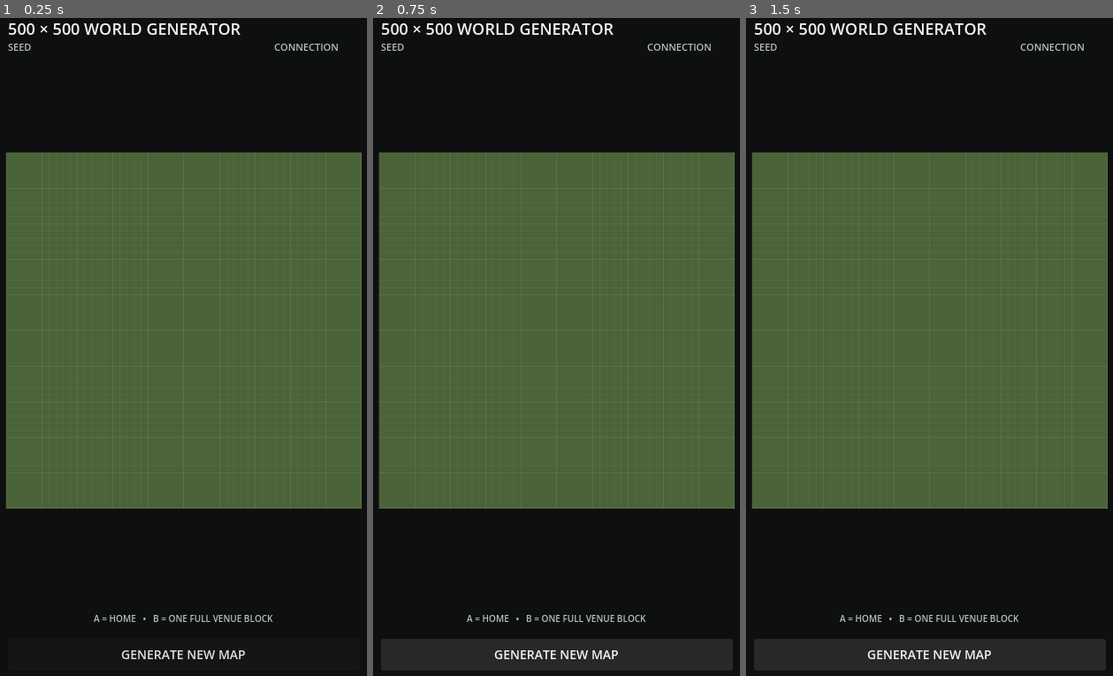
Above: before the commit, frames 1-3 (left to right).
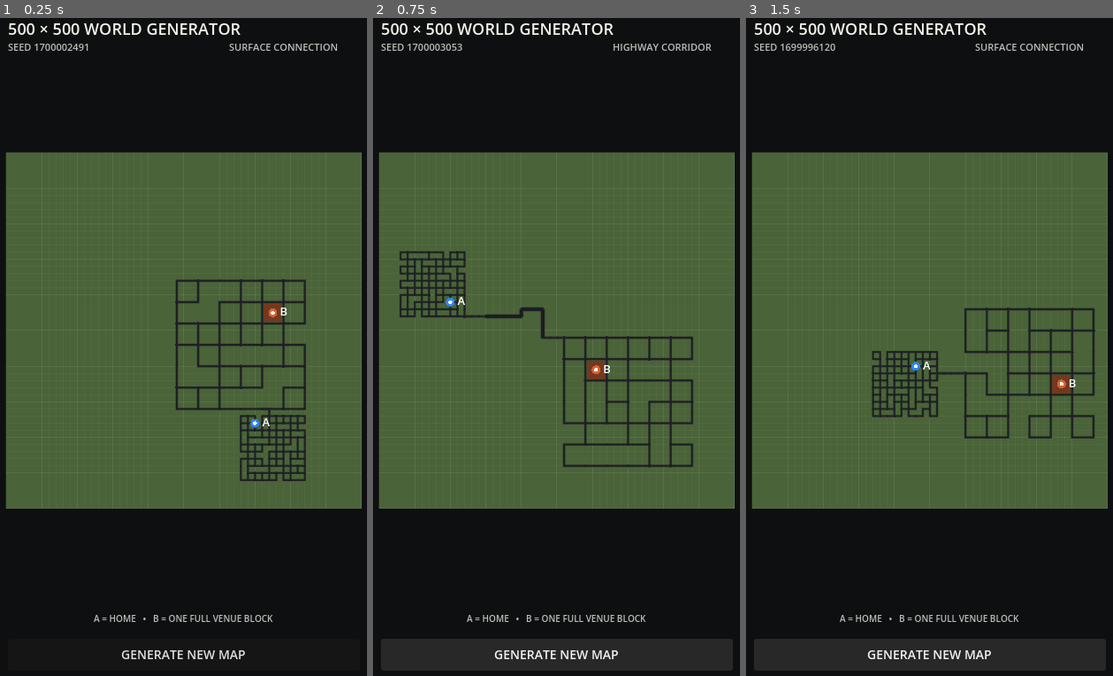
Above: after the commit, the same moments.

Repository: patrickcallahancomedy/comedian
Game: Godot game, scene res://scenes/drive/grid_world_prototype.tscn
The game is run twice, just before and just after one commit, with the same random seed, the same clock (stepped at 60 frames per second) and the same inputs. This scene is started directly instead of the project's main scene.
Inputs:
- Up to frame 1 (0.25 s): no input
- Up to frame 2 (0.75 s): click "GENERATE NEW MAP" at 0.5 s
- Up to frame 3 (1.5 s): click "GENERATE NEW MAP" at 1.25 s

The runs differ from the first frame. In frame 1, 2.9% of the frame differs, in the area x 9-93%, y 3-71%; in frame 2, 3.1%, in the area x 7-93%, y 3-69%; in frame 3, 2.9%.
Error before the commit: Parse Error: Cannot infer the type of "columns" variable because the value doesn't have a set type. (res://scripts/drive/grid_world_generator.gd:529)

Commit message:
Fix remaining generator type errors

Diff:
--- a/godot/scripts/drive/grid_world_generator.gd
+++ b/godot/scripts/drive/grid_world_generator.gd
@@ -526,13 +526,13 @@
 	if rows == 0:
 		return -1
 
-	var columns := grid[0].size()
+	var columns: int = grid[0].size()
 	var best := -1
 	var best_distance := INF
 
 	for row in range(rows):
 		for column in range(columns):
-			var on_boundary := (
+			var on_boundary: bool = (
 				row == 0
 				or column == 0
 				or row == rows - 1
@@ -571,7 +571,7 @@
 	var finish := Vector2i(nodes[city_gateway])
 	var delta := finish - start
 
-	var dominant_horizontal := abs(delta.x) >= abs(delta.y)
+	var dominant_horizontal: bool = abs(delta.x) >= abs(delta.y)
 	var entry := start
 	var exit := finish
 
@@ -632,7 +632,7 @@
 ) -> Array:
 	var result: Array = [start]
 	var delta := finish - start
-	var dominant_horizontal := abs(delta.x) >= abs(delta.y)
+	var dominant_horizontal: bool = abs(delta.x) >= abs(delta.y)
 
 	var distance := Vector2(start).distance_to(Vector2(finish))
 	var major_sections := clampi(
